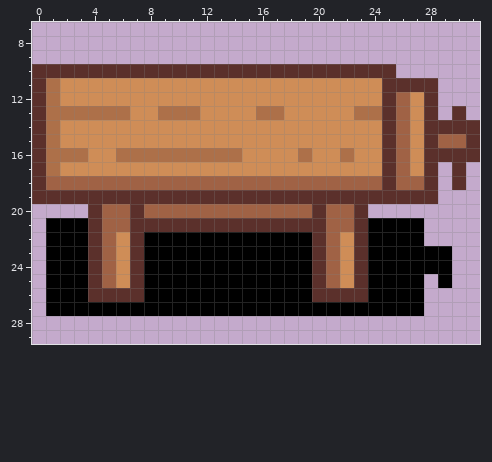
Pixel-art file, stored at Assets/Content/Entities/workbench_wood/workbench_wood.ase. Above, as it was before the edit.
32x32 pixels, 1 frame. Shown: x 0..31, y 7..29.
Once edited:
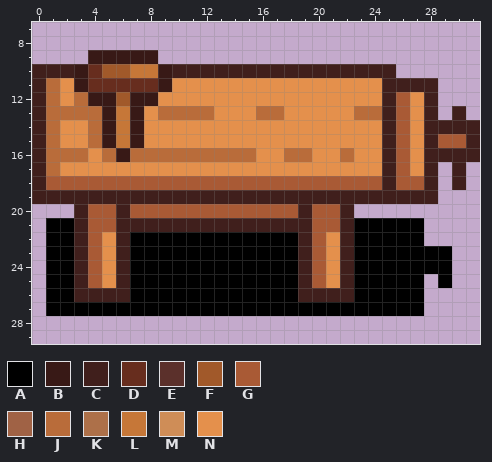
Palette (. is transparent): A #000000  B #381916  C #401f1c  D #672d1e  E #5b302b  F #a1592a  G #a95a35  H #a06245  J #b96c3a  K #ad7049  L #c67738  M #cf8d57  N #e4904c
What changed:
--- layer "Layer 1"
@@ x 0..31 @@
  8 ................................
- 9 ................................
-10 EEEEEEEEEEEEEEEEEEEEEEEEEE......
-11 EKMMMMMMMMMMMMMMMMMMMMMMMEEEE...
-12 EKMMMMMMMMMMMMMMMMMMMMMMMEHME...
-13 EKKKKKKMMKKKMMMMKKMMMMMKKEHME.E.
-14 EKMMMMMMMMMMMMMMMMMMMMMMMEHMEEEE
-15 EKMMMMMMMMMMMMMMMMMMMMMMMEHMEHHE
-16 EKKKMMKKKKKKKKKMMMMKMMKMMEHMEEEE
-17 EKMMMMMMMMMMMMMMMMMMMMMMMEHME.E.
-18 EHHHHHHHHHHHHHHHHHHHHHHHHEHHE.E.
-19 EEEEEEEEEEEEEEEEEEEEEEEEEEEEE...
-20 ....EHHEHHHHHHHHHHHHEHHE........
-21 .AAAEHHEEEEEEEEEEEEEEHHEAAAA....
-22 .AAAEHMEAAAAAAAAAAAAEHMEAAAA....
-23 .AAAEHMEAAAAAAAAAAAAEHMEAAAAAA..
-24 .AAAEHMEAAAAAAAAAAAAEHMEAAAAAA..
-25 .AAAEHMEAAAAAAAAAAAAEHMEAAAA.A..
-26 .AAAEEEEAAAAAAAAAAAAEEEEAAAA....
+ 9 ....BBBBB.......................
+10 CCCBDFFLLBCCCCCCCCCCCCCCCC......
+11 CJNBDDDDDBNNNNNNNNNNNNNNNCCCC...
+12 CJNJBBFBBNNNNNNNNNNNNNNNNCGNC...
+13 CJJJJBLBNJJJJNNNJJNNNNNJJCGNC.C.
+14 CJNNJBLBNNNNNNNNNNNNNNNNNCGNCCCC
+15 CJNNJBLBNNNNNNNNNNNNNNNNNCGNCGGC
+16 CJJJNJBJJJJJJJJJNNJJNNJNNCGNCCCC
+17 CJNNNNNNNNNNNNNNNNNNNNNNNCGNC.C.
+18 CGGGGGGGGGGGGGGGGGGGGGGGGCGGC.C.
+19 CCCCCCCCCCCCCCCCCCCCCCCCCCCCC...
+20 ...CGGCGGGGGGGGGGGGCGGC.........
+21 .AACGGCCCCCCCCCCCCCCGGCAAAAA....
+22 .AACGNCAAAAAAAAAAAACGNCAAAAA....
+23 .AACGNCAAAAAAAAAAAACGNCAAAAAAA..
+24 .AACGNCAAAAAAAAAAAACGNCAAAAAAA..
+25 .AACGNCAAAAAAAAAAAACGNCAAAAA.A..
+26 .AACCCCAAAAAAAAAAAACCCCAAAAA....
 27 .AAAAAAAAAAAAAAAAAAAAAAAAAAA....
Changed places in both pictures, as pixel boxes (x1, y1, x2, y2):
changed: (32, 50, 480, 302)
